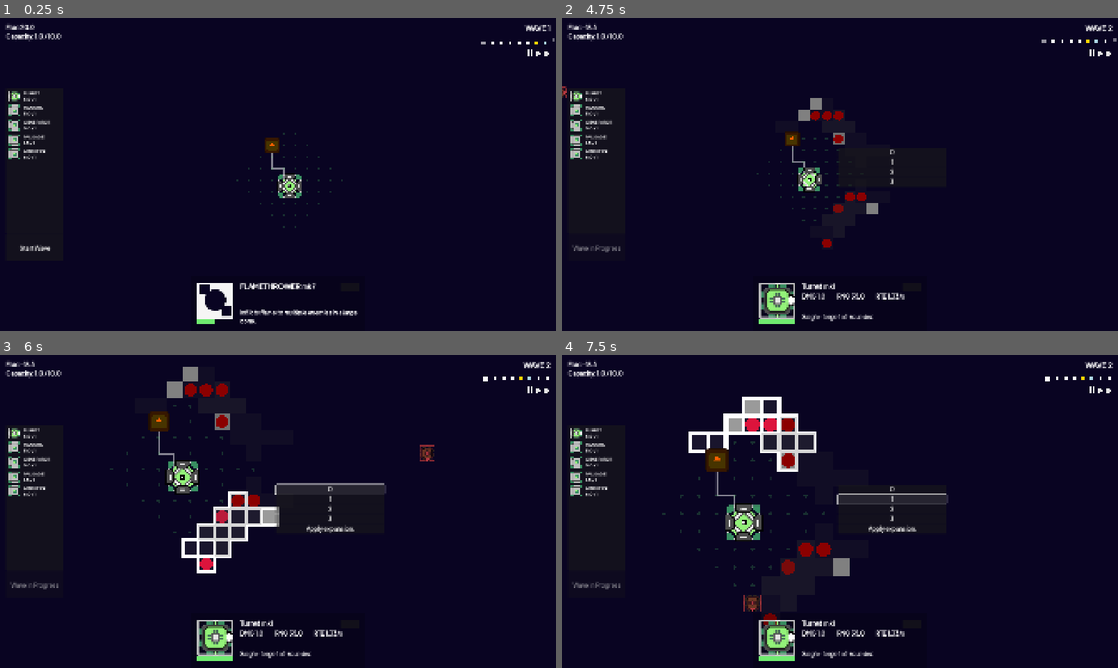
Above: before the commit, frames 1-4 (two rows, left to right).
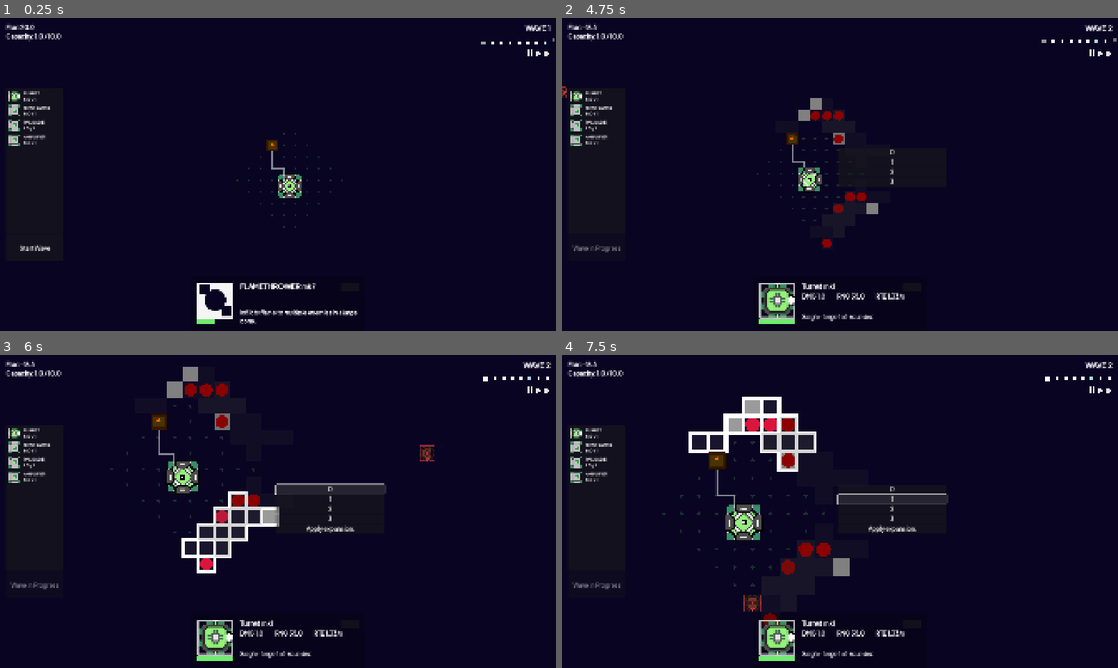
Above: after the commit, the same moments.

Repository: inf-35/tower-defense
Game: Godot game, scene res://island.tscn
Same seed, same stepped clock (60 frames per second), same inputs: the game is played once before the commit and once after it. The engine's default icon, where the game draws it, is replaced by a stand-in: a white triangle on a blue panel in a dark square.
Inputs (mouse positions are in pixels of both pictures, inside the frame that each line leads up to):
- Up to frame 1 (0.25 s): no input
- Up to frame 2 (4.75 s): click "Start Wave" at 0.5 s; click (1101, 52) at 1.25 s; click (1106, 52) at 2 s; click (906, 287) at 2.75 s; click (917, 287) at 3.5 s; click (595, 96) at 4.25 s
- Up to frame 3 (6 s): move the mouse to (400, 495) at 5.02 s; hold Right (pan_right) 5.03-5.75 s; hold R (rotate_preview) 5.03-5.75 s; click (400, 495) at 5.17 s; click "0" at 5.75 s
- Up to frame 4 (7.5 s): move the mouse to (728, 527) at 6.52 s; hold Down (pan_down) 6.53-7.25 s; tap Mouse wheel up (zoom_in) at 6.6 s; click "1" at 7.25 s

The runs differ from the first frame. In frame 1, 0.4% of the frame differs, in the area x 1-97%, y 7-46%; in frame 2, 0.3%; in frame 3, 0.4%; in frame 4, 0.5%, in the area x 1-94%, y 6-46%.
Error in both runs: Invalid access to property or key 'type' on a base object of type 'Nil'. (res://UI/inspector.gd:154)

Commit message:
see above

Diff:
--- /dev/null
+++ b/Content/Relics/_relic_data.gd
@@ -0,0 +1,23 @@
+# relic_data.gd
+extends Resource
+class_name RelicData
+
+# --- targeting rules ---
+enum TargetType {
+	ALL_TOWERS,
+	PLAYER,
+	ALL_ENEMIES,
+	SPECIFIC_TOWER_TYPE,
+	# add more specific target types as needed
+}
+@export var target_type: TargetType
+
+# used only if target_type is SPECIFIC_TOWER_TYPE
+@export var specific_tower_type: Towers.Type
+# --- effect data ---
+# each relic contains a modifier prototype that defines its stat changes
+@export var modifier_prototype: ModifierDataPrototype
+# --- presentation data for ui ---
+@export var title: String
+@export_multiline var description: String
+@export var icon: Texture2D
--- /dev/null
+++ b/Content/Relics/tower_speed_up.tres
@@ -0,0 +1,16 @@
+[gd_resource type="Resource" script_class="RelicData" load_steps=4 format=3 uid="uid://ds8wrahp72yov"]
+
+[ext_resource type="Script" uid="uid://fg7kwlp4e1tp" path="res://Content/modifier_data_prototype.gd" id="1_5sam5"]
+[ext_resource type="Script" uid="uid://bdmptskvnyn3g" path="res://Content/Relics/_relic_data.gd" id="1_vo6aj"]
+
+[sub_resource type="Resource" id="Resource_xo44n"]
+script = ExtResource("1_5sam5")
+attribute = 8
+multiplicative = 0.5
+override = null
+metadata/_custom_type_script = "uid://fg7kwlp4e1tp"
+
+[resource]
+script = ExtResource("1_vo6aj")
+modifier_prototype = SubResource("Resource_xo44n")
+metadata/_custom_type_script = "uid://bdmptskvnyn3g"
--- a/Content/anomaly_data.gd
+++ b/Content/anomaly_data.gd
@@ -11,3 +11,7 @@
 # --- presentation data for the ui ---
 @export var title: String = "Unstable Anomaly"
 @export_multiline var description: String = "Maintain adjacent towers for %d waves to stabilize and claim its reward."
+
+func _init(_reward: Reward = null, _waves_to_charge: int = 2):
+	reward = _reward
+	waves_to_charge = _waves_to_charge
--- a/Indexes/identifiers.gd
+++ b/Indexes/identifiers.gd
@@ -11,11 +11,12 @@
 	const LAST_CAPACITY_GENERATION: StringName = &"last_capacity_generation"
 
 class TerrainGen:
-	const SEED_DURARTION_WAVES: StringName = &"seed_duration_waves" #used for pregen feature initial state definition
+	const SEED_DURATION_WAVES: StringName = &"seed_duration_waves" #used for pregen feature initial state definition
 
 class Rewards:
 	const TOWER_TYPE: StringName = &"tower_type"
 	const FLUX_AMOUNT: StringName = &"flux_amount"
+	const RELIC: StringName = &"relic"
 
 class Particles:
 	const ENEMY_HIT_SPARKS: StringName = &"enemy_hit_sparks"
--- /dev/null
+++ b/Indexes/relics.gd
@@ -0,0 +1,3 @@
+class_name Relics
+
+const TOWER_SPEED_UP: RelicData = preload("res://Content/Relics/tower_speed_up.tres")
--- a/Objects/reward.gd
+++ b/Objects/reward.gd
@@ -1,11 +1,11 @@
-#reward.gd - see RewardService for implementation
+#reward.gd - see RewardService for implementation and Rewards for data
 extends Resource
 class_name Reward
 
 enum Type {
 	ADD_FLUX,
 	UNLOCK_TOWER,
-	APPLY_MODIFIER,
+	ADD_RELIC,
 
 	EXPORT #workaround, this tells the initialiser that the reward is defined in inspector
 }
@@ -15,6 +15,7 @@
 	#examples
 	ID.Rewards.FLUX_AMOUNT : 0.0,
 	ID.Rewards.TOWER_TYPE : Towers.Type.TURRET,
+	ID.Rewards.RELIC : Relics.TOWER_SPEED_UP,
 }
 
 func _init(_type: Type = Type.EXPORT, _params: Dictionary = {}):
--- a/Singletons/expansion_service.gd
+++ b/Singletons/expansion_service.gd
@@ -27,11 +27,12 @@
 	var breach_rule := PlacementRule.new()
 	breach_rule.tower_type = Towers.Type.BREACH
 	breach_rule.placement = PlacementRule.PlacementLogic.EDGE
-	breach_rule.initial_state = {ID.TerrainGen.SEED_DURARTION_WAVES: 2}
+	breach_rule.initial_state = {ID.TerrainGen.SEED_DURATION_WAVES: 2}
 
 	var anomaly_rule := PlacementRule.new()
 	anomaly_rule.tower_type = Towers.Type.ANOMALY
 	anomaly_rule.placement = PlacementRule.PlacementLogic.EDGE
+	anomaly_rule.initial_state = {}
 
 	STANDARD_EXPANSION_PARAMS.placement_rules.append(breach_rule)
 	STANDARD_EXPANSION_PARAMS.placement_rules.append(anomaly_rule)
@@ -71,6 +72,32 @@
 	var options: Array[ExpansionChoice] = []
 	for i: int in range(choice_count):
 		# generate the block data, which may now include a breach seed
+		var anomaly_rule: PlacementRule = STANDARD_EXPANSION_PARAMS.placement_rules[1]
+		var seed: float = randf_range(0.0, 1.0)
+		anomaly_rule.initial_state["_anomaly_data"] = AnomalyData.new(
+			Reward.new(
+				Reward.Type.UNLOCK_TOWER,
+				{
+					ID.Rewards.TOWER_TYPE: Towers.Type.CANNON
+				}
+			) if seed > 0.7 else
+			(
+				Reward.new(
+					Reward.Type.UNLOCK_TOWER,
+					{
+						ID.Rewards.TOWER_TYPE: Towers.Type.MINIGUN
+					}
+				) if seed > 0.3 else
+				Reward.new(
+					Reward.Type.ADD_RELIC,
+					{
+						ID.Rewards.RELIC: Relics.TOWER_SPEED_UP
+					}
+				)
+			)
+			,
+			2
+		)
 		var block_data: Dictionary = _generate_block(island, block_size, STANDARD_EXPANSION_PARAMS)
 		if block_data.is_empty():
 			continue
--- a/Singletons/phase_manager.gd
+++ b/Singletons/phase_manager.gd
@@ -42,8 +42,6 @@
 			wave_plan[i] = WaveType.EXPANSION
 		if i == 20:
 			wave_plan[i] = WaveType.BOSS
-		if (i - 1) % 5 == 0 and i > 1:  #NOT FULLY IMPLEMENTED
-			wave_plan[i] = WaveType.REWARD
 		if i in [7, 13, 19]:
 			wave_plan[i] = WaveType.SURGE
 
--- a/Singletons/player.gd
+++ b/Singletons/player.gd
@@ -5,6 +5,7 @@
 signal flux_changed(new_flux: float)
 signal capacity_changed(used: float, total: float)
 signal unlocked_towers_changed(unlocked: Dictionary[Towers.Type, bool])
+signal relics_changed()
 
 #inclusion in Player is merited by their clear player-side nature.
 #various player-side states.
@@ -22,6 +23,31 @@
 	set(value):
 		tower_capacity = value
 		capacity_changed.emit(used_capacity, tower_capacity)
+
+var unlocked_towers: Dictionary[Towers.Type, bool] = {}:
+	set(value):
+		unlocked_towers = value
+		unlocked_towers_changed.emit(unlocked_towers)
+
+var active_relics: Array[RelicData]
+
+func _ready():
+	#initial state setup
+	self.unlocked_towers = {
+		Towers.Type.PALISADE: true,
+		Towers.Type.GENERATOR: true,
+		Towers.Type.TURRET: true,
+		Towers.Type.AMPLIFIER: true,
+	}
+
+	#connect to UI player input signals
+	UI.place_tower_requested.connect(_on_place_tower_requested)
+	UI.sell_tower_requested.connect(_on_sell_tower_requested)
+	#couple playerside logic signals with UI output signals
+	flux_changed.connect(UI.update_flux.emit)
+	capacity_changed.connect(UI.update_capacity.emit)
+	unlocked_towers_changed.connect(UI.update_tower_types.emit)
+
 #capacity helper functions
 func add_to_used_capacity(amount: float):
 	self.used_capacity += amount
@@ -38,10 +64,6 @@
 func has_capacity(tower_type : Towers.Type) -> bool:
 	return Player.used_capacity + Towers.get_tower_capacity(tower_type) - 0.01 < Player.tower_capacity
 
-var unlocked_towers: Dictionary[Towers.Type, bool] = {}:
-	set(value):
-		unlocked_towers = value
-		unlocked_towers_changed.emit(unlocked_towers)
 #tower unlock helper functions
 func unlock_tower(tower_type : Towers.Type, unlock : bool = true):
 	unlocked_towers[tower_type] = unlock
@@ -50,25 +72,43 @@
 func is_tower_unlocked(tower_type : Towers.Type) -> bool:
 	return unlocked_towers.get(tower_type, false)
 
-func _ready():
-	#initial state setup
-	self.unlocked_towers = {
-		Towers.Type.PALISADE: true,
-		Towers.Type.GENERATOR: true,
-		Towers.Type.TURRET: true,
-		Towers.Type.AMPLIFIER: true,
-		Towers.Type.CANNON: true,
-	}
-	#connect to UI player input signals
-	UI.place_tower_requested.connect(_on_place_tower_requested)
-	UI.sell_tower_requested.connect(_on_sell_tower_requested)
-	#couple playerside logic signals with UI output signals
-	flux_changed.connect(UI.update_flux.emit)
-	capacity_changed.connect(UI.update_capacity.emit)
-	unlocked_towers_changed.connect(UI.update_tower_types.emit)
+#relic entry point (to add new relics)
+func add_relic(relic: RelicData) -> void:
+	if not is_instance_valid(relic):
+		return
+	active_relics.append(relic)
+	# announce that the global state has changed
+	relics_changed.emit()
+# this is the core query function used by ModifiersComponent
+func get_modifiers_for_unit(unit: Unit) -> Array[Modifier]:
+	var relevant_modifiers: Array[Modifier] = []
 
+	for relic: RelicData in active_relics:
+		# check if the unit matches the relic's targeting rules
+		if _unit_matches_target(unit, relic):
+			var new_modifier := relic.modifier_prototype.generate_modifier()
+			# brand it with a source ID for debugging, if needed
+			new_modifier.source_id = -1 # use a special ID for global mods
+			relevant_modifiers.append(new_modifier)
+
+	return relevant_modifiers
+# internal helper for checking targeting rules
+func _unit_matches_target(unit: Unit, relic: RelicData) -> bool:
+	match relic.target_type:
+		RelicData.TargetType.ALL_TOWERS:
+			return unit is Tower
+		RelicData.TargetType.ALL_ENEMIES:
+			return not (unit is Tower) # a simple proxy for being an enemy
+		RelicData.TargetType.SPECIFIC_TOWER_TYPE:
+			return unit is Tower and unit.type == relic.specific_tower_type
+		RelicData.TargetType.PLAYER:
+			# this would apply to player-specific stats like starting flux, etc.
+			# not implemented in ModifiersComponent yet, but the structure supports it
+			return false
+
+	return false
 # MODIFIED: Tower placement request now focuses only on player-side checks.
-# It asks the Island to handle the actual placement validation and construction.
+# it asks the Island to handle the actual placement validation and construction.
 func _on_place_tower_requested(tower_type: Towers.Type, cell: Vector2i, facing: Tower.Facing):
 	# 1. Check player's own resources.
 	if not unlocked_towers.get(tower_type, false):
--- a/Singletons/reward_service.gd
+++ b/Singletons/reward_service.gd
@@ -9,12 +9,12 @@
 		{ID.Rewards.TOWER_TYPE: Towers.Type.CANNON}
 	),
 	Reward.new(
-		Reward.Type.UNLOCK_TOWER,
-		{ID.Rewards.TOWER_TYPE: Towers.Type.FROST_TOWER}
+		Reward.Type.ADD_RELIC,
+		{ID.Rewards.RELIC: Relics.TOWER_SPEED_UP}
 	),
 	Reward.new(
 		Reward.Type.UNLOCK_TOWER,
-		{ID.Rewards.TOWER_TYPE: Towers.Type.CANNON}
+		{ID.Rewards.TOWER_TYPE: Towers.Type.MINIGUN}
 	)
 ]
 # --- state ---
@@ -73,5 +73,7 @@
 			if tower_type != Towers.Type.VOID:
 				Player.unlock_tower(tower_type)
 
-		Reward.Type.APPLY_MODIFIER:
-			push_warning("RewardService: APPLY_GLOBAL_MODIFIER not yet implemented.")
+		Reward.Type.ADD_RELIC:
+			var relic: RelicData = reward.params.get(ID.Rewards.RELIC)
+			if relic:
+				Player.add_relic(relic)
--- a/Singletons/towers.gd
+++ b/Singletons/towers.gd
@@ -12,7 +12,8 @@
 	CATALYST,
 	AMPLIFIER,
 	BREACH,
-	ANOMALY
+	ANOMALY,
+	MINIGUN
 }
 
 enum Element {
--- a/UI/_ui.tscn
+++ b/UI/_ui.tscn
@@ -72,8 +72,7 @@
 alignment = 1
 metadata/_edit_use_anchors_ = true
 
-[node name="Reward" type="Panel" parent="Margin/ui_space"]
-visible = false
+[node name="Reward" type="Panel" parent="Margin/ui_space" node_paths=PackedStringArray("choice_container")]
 layout_mode = 0
 anchor_right = 1.0
 anchor_bottom = 1.0
@@ -85,16 +84,20 @@
 grow_vertical = 2
 mouse_filter = 2
 script = ExtResource("4_q3aj2")
+choice_container = NodePath("VBoxContainer")
 
-[node name="VBoxContainer" type="VBoxContainer" parent="Margin/ui_space/Reward"]
+[node name="VBoxContainer" type="HBoxContainer" parent="Margin/ui_space/Reward"]
 layout_mode = 1
 anchors_preset = -1
-anchor_left = 0.4
-anchor_top = 0.4
-anchor_right = 0.6
-anchor_bottom = 0.6
+anchor_left = 0.35
+anchor_top = 0.35
+anchor_right = 0.65
+anchor_bottom = 0.65
 alignment = 1
 metadata/_edit_use_anchors_ = true
+
+[node name="Button" type="Button" parent="Margin/ui_space/Reward/VBoxContainer"]
+layout_mode = 2
 
 [node name="Stats" type="VBoxContainer" parent="Margin/ui_space"]
 layout_mode = 0
--- a/UI/reward_ui.gd
+++ b/UI/reward_ui.gd
@@ -1,12 +1,11 @@
 extends Panel
 #reward_ui
-@onready var _vbox: VBoxContainer = $VBoxContainer
+@export var choice_container: Container
 var option_buttons: Array[Button]
 
 func _ready():
 	visible = false
 	UI.display_reward_choices.connect(func(reward_choices: Array[Reward]):
-		print("DISPLAY REWARD OPTIONS")
 		present_options(reward_choices)
 	)
 	UI.hide_reward_choices.connect(hide_options)
@@ -24,14 +23,19 @@
 	option_buttons.clear()
 
 	for i: int in len(data):
+		var reward: Reward = data[i]
 		var btn := Button.new()
 		btn.text = str(i)
 		btn.name = "Btn_selection_%s" % str(i)
+		btn.size_flags_horizontal = Control.SIZE_EXPAND_FILL
+
+		if reward.type == Reward.Type.ADD_RELIC:
+			btn.self_modulate = Color(1,1,0.5)
 		btn.pressed.connect(_on_choice_pressed.bind(i))
 		btn.mouse_entered.connect(_on_choice_hovered.bind(i))
 		btn.mouse_exited.connect(_on_choice_unhovered.bind(i))
 
-		_vbox.add_child(btn)
+		choice_container.add_child(btn)
 		option_buttons.append(btn)
 
 func _on_choice_pressed(choice_id: int):
--- a/UnitComponents/modifiers_component.gd
+++ b/UnitComponents/modifiers_component.gd
@@ -15,7 +15,17 @@
 	stat_changed.connect(func(stat): #couple stat changes with ui changes
 		UI.update_unit_state.emit(unit)
 	)
+	Player.relics_changed.connect(_on_global_modifiers_changed)
 	set_process(false)
+
+# called by the signal from player (indicating relic/global modifier change)
+func _on_global_modifiers_changed() -> void:
+	# clear the entire cache, as any stat could now be different
+	_effective_cache.clear()
+
+	# re-emit stat_changed for all stats this unit possesses to update ui
+	for attribute: Attributes.id in base_stats:
+		stat_changed.emit(attribute)
 
 # add a permanent buff/debuff (for level-ups, skill choices, etc.)
 func add_permanent_modifier(mod: Modifier) -> void:
@@ -233,7 +243,7 @@
 
 	upgraded_value = (upgraded_value + perm_sum_add) * perm_product_mult if perm_override == null else perm_override
 
-	# --- STAGE 2: Apply transient modifiers to the upgraded stat ---
+	# --- STAGE 2: apply transient modifiers to the upgraded stat ---
 	var sum_add := 0.0
 	var product_mult := 1.0
 	var override = null
@@ -247,6 +257,26 @@
 		if modifier.override != null:
 			override = modifier.override
 
-	var result = (upgraded_value + sum_add) * product_mult if override == null else override
-	_effective_cache[attr] = result #cache result
-	return result
+	var transient_value: float = (upgraded_value + sum_add) * product_mult if override == null else override
+
+	# --- STAGE 3: apply global (relic) modifiers ---
+	var final_value: float = transient_value # start with the result of stage 2
+	var global_modifiers: Array[Modifier] = Player.get_modifiers_for_unit(self.unit)
+
+	if not global_modifiers.is_empty():
+		var global_sum_add: float = 0.0
+		var global_product_mult: float = 1.0
+		var global_override = null # global overrides are powerful, use with care
+
+		for modifier: Modifier in global_modifiers:
+			if modifier.attribute != attr:
+				continue
+
+			global_sum_add += modifier.additive
+			global_product_mult *= modifier.multiplicative
+			if modifier.override != null:
+				global_override = modifier.override
+
+		final_value = (final_value + global_sum_add) * global_product_mult if global_override == null else global_override
+
+	return final_value
--- a/Units/Towers/anomaly/anomaly.tscn
+++ b/Units/Towers/anomaly/anomaly.tscn
@@ -7,7 +7,6 @@
 [ext_resource type="Texture2D" uid="uid://dabd71sica5nc" path="res://Assets/icon.svg" id="5_7uy27"]
 [ext_resource type="Script" uid="uid://bpd0vj57rmxpn" path="res://UnitComponents/modifiers_component.gd" id="6_0e6gm"]
 [ext_resource type="Script" uid="uid://bwh4er8ltu171" path="res://Content/Behaviors/anomaly_behavior.gd" id="7_5gpfh"]
-[ext_resource type="Script" uid="uid://cbmgjrfxxauja" path="res://Objects/reward.gd" id="8_7yihv"]
 [ext_resource type="Script" uid="uid://dwpna5u0ynf44" path="res://Content/anomaly_data.gd" id="9_0knjx"]
 
 [sub_resource type="Resource" id="Resource_shlxc"]
@@ -16,17 +15,8 @@
 special_modifier = 8
 metadata/_custom_type_script = "uid://ytjls7y0k8wv"
 
-[sub_resource type="Resource" id="Resource_cynh5"]
-script = ExtResource("8_7yihv")
-params = {
-&"flux_amount": 500.0,
-&"tower_type": 2
-}
-metadata/_custom_type_script = "uid://cbmgjrfxxauja"
-
 [sub_resource type="Resource" id="Resource_4vd3g"]
 script = ExtResource("9_0knjx")
-reward = SubResource("Resource_cynh5")
 description = "Maintain adjacent towers for waves to stabilise and claim its reward."
 metadata/_custom_type_script = "uid://dwpna5u0ynf44"
 
--- a/Units/Towers/breach/breach.tscn
+++ b/Units/Towers/breach/breach.tscn
@@ -33,7 +33,7 @@
 
 [node name="Graphics" type="Sprite2D" parent="."]
 modulate = Color(1, 0.372549, 0, 1)
-scale = Vector2(0.1, 0.1)
+scale = Vector2(0.08, 0.08)
 texture = ExtResource("8_nbca8")
 
 [node name="ModifiersComponent" type="Node" parent="."]
--- /dev/null
+++ b/Units/Towers/minigun/minigun.tres
@@ -0,0 +1,14 @@
+[gd_resource type="Resource" script_class="TowerData" load_steps=4 format=3 uid="uid://dnviex7f5jeta"]
+
+[ext_resource type="Texture2D" uid="uid://0jheepvm47t4" path="res://Assets/palisade.svg" id="1_fagdf"]
+[ext_resource type="Script" uid="uid://dplrswcru72f4" path="res://Content/tower_data.gd" id="2_42dav"]
+[ext_resource type="PackedScene" uid="uid://c05d2jkf6watt" path="res://Units/Towers/minigun/minigun.tscn" id="3_vhwkn"]
+
+[resource]
+script = ExtResource("2_42dav")
+id = 4
+cost = 5.0
+tower_name = "Minigun"
+tower_description = "Slow AOE damage-dealer"
+tower_scene = ExtResource("3_vhwkn")
+metadata/_custom_type_script = "uid://dplrswcru72f4"
--- /dev/null
+++ b/Units/Towers/minigun/minigun.tscn
@@ -0,0 +1,70 @@
+[gd_scene load_steps=16 format=3 uid="uid://c05d2jkf6watt"]
+
+[ext_resource type="Script" uid="uid://glk50fqtygyn" path="res://UnitComponents/tower.gd" id="1_p8fod"]
+[ext_resource type="Script" uid="uid://ytjls7y0k8wv" path="res://Content/stat_display_info.gd" id="2_hnuds"]
+[ext_resource type="Resource" uid="uid://chohow8sxqky1" path="res://Content/StatDisplays/damage.tres" id="3_xyohd"]
+[ext_resource type="Resource" uid="uid://c75nwxacopwiv" path="res://Content/StatDisplays/range.tres" id="4_6sr55"]
+[ext_resource type="Script" uid="uid://bj2kqlul6w1an" path="res://UnitComponents/movement_component.gd" id="4_u5d3m"]
+[ext_resource type="Resource" uid="uid://ce3mgj1gxv4wo" path="res://Content/Movement/immobile_mvmt.tres" id="5_rcw2d"]
+[ext_resource type="Resource" uid="uid://b6anrk53urna4" path="res://Content/StatDisplays/hitrate.tres" id="5_tso3j"]
+[ext_resource type="Script" uid="uid://cs61b35p7jme8" path="res://Content/Behaviors/default_tower_behavior.gd" id="6_ae8wi"]
+[ext_resource type="Script" uid="uid://b016qjmysn53e" path="res://UnitComponents/health_component.gd" id="6_xfntl"]
+[ext_resource type="Script" uid="uid://bpd0vj57rmxpn" path="res://UnitComponents/modifiers_component.gd" id="8_7vwtd"]
+[ext_resource type="Script" uid="uid://c7bx77xcy58x8" path="res://UnitComponents/range_component.gd" id="10_eqxdd"]
+[ext_resource type="Script" uid="uid://detgar3t50qgi" path="res://UnitComponents/attack_component.gd" id="11_0ksq5"]
+[ext_resource type="Resource" uid="uid://bin4onwg3vwwg" path="res://Units/Towers/minigun/minigun_attack.tres" id="12_f4vhj"]
+[ext_resource type="Texture2D" uid="uid://xqdlxxt01vpm" path="res://Assets/railgun_base.svg" id="13_8mgd4"]
+[ext_resource type="Texture2D" uid="uid://bpvugaljod6nx" path="res://Assets/railgun_head.svg" id="14_10p4y"]
+
+[node name="Minigun" type="Node2D" node_paths=PackedStringArray("turret", "behavior", "graphics", "modifiers_component", "health_component", "movement_component", "range_component", "attack_component")]
+z_index = 1
+script = ExtResource("1_p8fod")
+type = 4
+turret = NodePath("Graphics/Turret")
+stat_displays = Array[ExtResource("2_hnuds")]([ExtResource("3_xyohd"), ExtResource("4_6sr55"), ExtResource("5_tso3j")])
+behavior = NodePath("DefaultTowerBehavior")
+graphics = NodePath("Graphics")
+modifiers_component = NodePath("ModifiersComponent")
+health_component = NodePath("HealthComponent")
+movement_component = NodePath("MovementComponent")
+range_component = NodePath("RangeComponent")
+attack_component = NodePath("AttackComponent")
+metadata/_custom_type_script = "uid://glk50fqtygyn"
+
+[node name="DefaultTowerBehavior" type="Node" parent="."]
+script = ExtResource("6_ae8wi")
+metadata/_custom_type_script = "uid://cs61b35p7jme8"
+
+[node name="MovementComponent" type="Node" parent="."]
+script = ExtResource("4_u5d3m")
+movement_data = ExtResource("5_rcw2d")
+metadata/_custom_type_script = "uid://bj2kqlul6w1an"
+
+[node name="HealthComponent" type="Node" parent="."]
+script = ExtResource("6_xfntl")
+metadata/_custom_type_script = "uid://b016qjmysn53e"
+
+[node name="RangeComponent" type="Node" parent="."]
+script = ExtResource("10_eqxdd")
+metadata/_custom_type_script = "uid://c7bx77xcy58x8"
+
+[node name="AttackComponent" type="Node" parent="." node_paths=PackedStringArray("muzzle")]
+script = ExtResource("11_0ksq5")
+attack_data = ExtResource("12_f4vhj")
+muzzle = NodePath("../Graphics/Turret/Muzzle")
+metadata/_custom_type_script = "uid://detgar3t50qgi"
+
+[node name="Graphics" type="Sprite2D" parent="."]
+scale = Vector2(0.048, 0.048)
+texture = ExtResource("13_8mgd4")
+
+[node name="Turret" type="Sprite2D" parent="Graphics"]
+z_index = 1
+texture = ExtResource("14_10p4y")
+
+[node name="Muzzle" type="Marker2D" parent="Graphics/Turret"]
+position = Vector2(104.167, 0)
+
+[node name="ModifiersComponent" type="Node" parent="."]
+script = ExtResource("8_7vwtd")
+metadata/_custom_type_script = "uid://bpd0vj57rmxpn"
--- /dev/null
+++ b/Units/Towers/minigun/minigun_attack.tres
@@ -0,0 +1,24 @@
+[gd_resource type="Resource" script_class="AttackData" load_steps=6 format=3 uid="uid://bin4onwg3vwwg"]
+
+[ext_resource type="Script" uid="uid://fg7kwlp4e1tp" path="res://Content/modifier_data_prototype.gd" id="1_41nbl"]
+[ext_resource type="Script" uid="uid://bxee20ha7a0bv" path="res://Content/attack_data.gd" id="2_juusy"]
+[ext_resource type="Script" uid="uid://c1jdwykpk8uvi" path="res://Content/status_effect_prototype.gd" id="3_ufp54"]
+[ext_resource type="Script" uid="uid://bflbkh7hshl8l" path="res://Content/vfx_info.gd" id="4_h1r2v"]
+
+[sub_resource type="Resource" id="Resource_e3651"]
+script = ExtResource("4_h1r2v")
+vfx_type = 1
+radius = 3.0
+rotation_mode = 1
+metadata/_custom_type_script = "uid://bflbkh7hshl8l"
+
+[resource]
+script = ExtResource("2_juusy")
+delivery_method = 1
+range = 40.0
+cooldown = 0.25
+radius = 10.0
+damage = 0.25
+vfx_on_spawn = SubResource("Resource_e3651")
+projectile_speed = 80.0
+metadata/_custom_type_script = "uid://bxee20ha7a0bv"
Not shown, added: Content/Relics/_relic_data.gd.uid
Not shown, added: Indexes/relics.gd.uid
Not shown: 1 places in Units/Towers/anomaly/anomaly.tscn that only renumber resources
